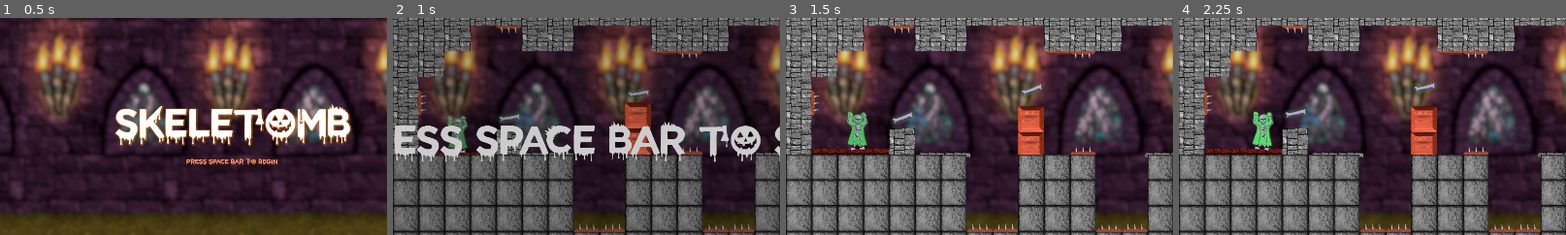
Above: before the commit, frames 1-4 (left to right).
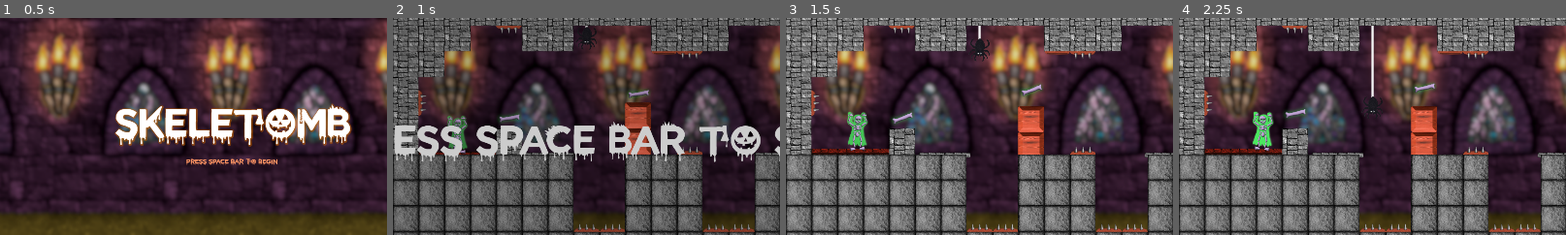
Above: after the commit, the same moments.

Repository: Drew-Wagner/Spectros
Game: Godot game, scene res://scenes/main_menu.tscn
Same seed, same stepped clock (60 frames per second), same inputs: the game is played once before the commit and once after it. Sound files missing from this copy of the repository are replaced by a short silence.
Inputs:
- Up to frame 1 (0.5 s): no input
- Up to frame 2 (1 s): click "PRESS SPACE BAR TO BEGIN" at 0.5 s
- Up to frame 3 (1.5 s): tap Space (toggle) at 1.25, 1.35 s
- Up to frame 4 (2.25 s): tap Space (toggle) at 2.1 s
The pictures show only the part of the screen within x 20-70%, y 22-71%; the shares and areas given below are measured in that part.

Frame 1 is identical in both runs. In frame 2, 0.2% of the frame differs, in the area x 47-53%, y 3-15%; in frame 3, 0.3%; in frame 4, 0.4%, in the area x 47-53%, y 3-46%.

Commit message:
spider enemy + some level pause fix

Diff:
--- /dev/null
+++ b/enemy_spider.gd
@@ -0,0 +1,41 @@
+@tool
+extends Toggleable
+
+@onready var spider_body: Area2D = $SpiderBody
+
+@export var move_speed: float = 256 # pixels / sec
+@export var move_in_editor: bool = false
+var move_direction: Vector2 = Vector2.DOWN
+
+func _draw():
+	if spider_body == null:
+		return
+
+	draw_line(32 * Vector2.UP, spider_body.position, Color.WHITE_SMOKE, 4, true)
+
+func _process(delta):
+	queue_redraw()
+	super(delta)
+
+func _on_switch_on():
+	move_direction = Vector2.DOWN
+
+func _on_switch_off():
+	move_direction = Vector2.UP
+
+func _physics_process(delta):
+	super(delta)
+	if not Engine.is_editor_hint() or move_in_editor:
+		if spider_body.position.length() <= delta * move_speed:
+			is_on = true
+
+		if move_direction == Vector2.DOWN or not %RayCast2D.is_colliding():
+			spider_body.position += delta * move_speed * move_direction
+
+
+func _on_area_2d_body_entered(body):
+	if body.has_method("kill"):
+		body.kill()
+	else:
+		if move_direction == Vector2.DOWN:
+			is_on = false
--- /dev/null
+++ b/scenes/elements/enemy_spider.tscn
@@ -0,0 +1,27 @@
+[gd_scene load_steps=4 format=3 uid="uid://bth5xo6bxskba"]
+
+[ext_resource type="Script" path="res://enemy_spider.gd" id="1_60qeg"]
+[ext_resource type="Texture2D" uid="uid://csdky8lro0o22" path="res://textures/enn_spider.png" id="2_nx6wh"]
+
+[sub_resource type="CircleShape2D" id="CircleShape2D_r0kom"]
+radius = 24.0
+
+[node name="EnemySpider" type="Node2D"]
+script = ExtResource("1_60qeg")
+move_speed = 192.0
+is_player_toggleable = false
+
+[node name="SpiderBody" type="Area2D" parent="."]
+
+[node name="CollisionShape2D" type="CollisionShape2D" parent="SpiderBody"]
+shape = SubResource("CircleShape2D_r0kom")
+
+[node name="Sprite2D" type="Sprite2D" parent="SpiderBody"]
+scale = Vector2(0.4, 0.4)
+texture = ExtResource("2_nx6wh")
+
+[node name="RayCast2D" type="RayCast2D" parent="SpiderBody"]
+unique_name_in_owner = true
+target_position = Vector2(0, -34)
+
+[connection signal="body_entered" from="SpiderBody" to="." method="_on_area_2d_body_entered"]
--- a/scenes/levels/Level1.tscn
+++ b/scenes/levels/Level1.tscn
@@ -8,7 +8,8 @@
 [ext_resource type="PackedScene" uid="uid://drgbe6551a4os" path="res://scenes/elements/spikes.tscn" id="4_jkiea"]
 [ext_resource type="PackedScene" uid="uid://dokw05n2dslui" path="res://scenes/elements/toggleable_spikes.tscn" id="5_72dtu"]
 [ext_resource type="PackedScene" uid="uid://cu4qk30gh72x8" path="res://scenes/elements/moving_platform.tscn" id="5_g6c5n"]
-[ext_resource type="PackedScene" uid="uid://ck2m2kpsthl3l" path="res://scenes/elements/stasis_field.tscn" id="6_807t2"]
+[ext_resource type="PackedScene" uid="uid://c3i108tufuyhc" path="res://scenes/elements/stasis_field.tscn" id="6_807t2"]
+[ext_resource type="PackedScene" uid="uid://bth5xo6bxskba" path="res://scenes/elements/enemy_spider.tscn" id="7_v2ebx"]
 
 [sub_resource type="RectangleShape2D" id="RectangleShape2D_8svx4"]
 size = Vector2(1216, 832)
@@ -72,6 +73,9 @@
 position = Vector2(96, -192)
 rotation = 3.14159
 
+[node name="EnemySpider" parent="DynamicEnvironment" instance=ExtResource("7_v2ebx")]
+position = Vector2(-96, -256)
+
 [node name="StaticEnvironment" type="TileMap" parent="."]
 tile_set = ExtResource("2_0jb80")
 format = 2
--- a/scripts/game_manager.gd
+++ b/scripts/game_manager.gd
@@ -71,6 +71,7 @@
 	level.bone_collected.connect(bone_collection.on_bone_collected)
 
 	Callable($LevelHolder.add_child).call_deferred(level)
+	Callable(level.propagate_call).call_deferred("set_physics_process", [false])
 
 	level_label.text = "Level %s" % str(level_index + 1)
 	time_label.text = "00:00.00"
Not shown: 1 places in scenes/levels/Level1.tscn that only renumber resources
Binary file added: textures/enn_spider.png
Not shown, added: textures/enn_spider.png.import
